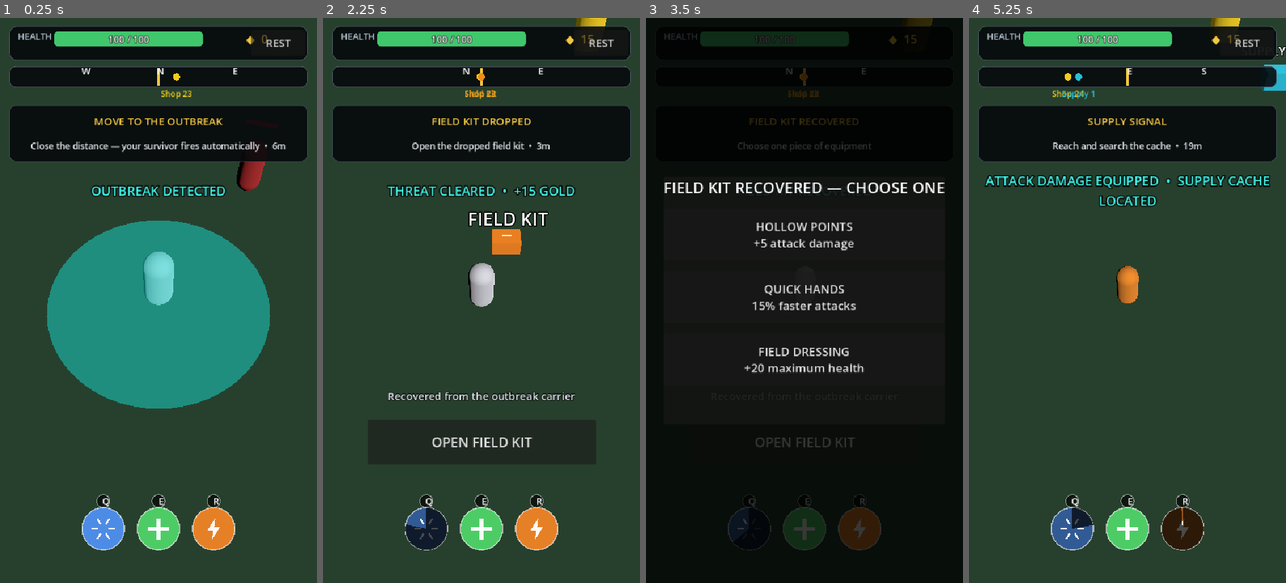
Above: before the commit, frames 1-4 (left to right).
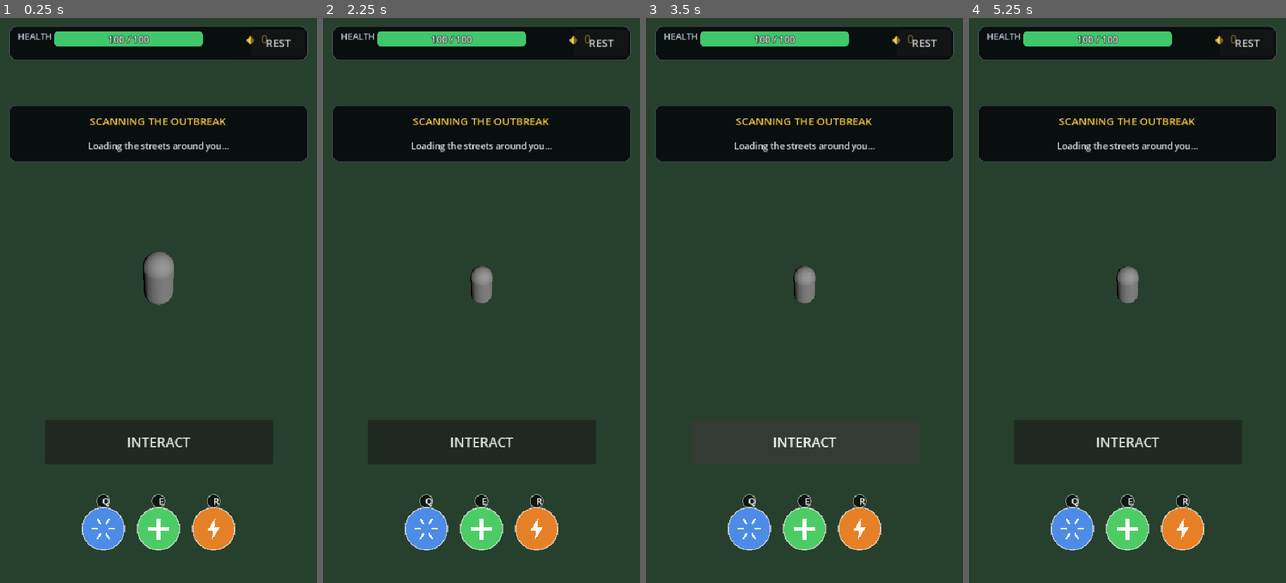
Above: after the commit, the same moments.

Repository: Geoboardman/zombie-gps
Game: Godot game, scene res://scenes/main.tscn
Same seed, same stepped clock (60 frames per second), same inputs: the game is played once before the commit and once after it.
Inputs (mouse positions are in pixels of both pictures, inside the frame that each line leads up to):
- Up to frame 1 (0.25 s): no input
- Up to frame 2 (2.25 s): tap Enter (ui_accept) at 0.5, 0.77 s; move the mouse to (427, 526) at 0.52 s; hold D (move_right) 0.53-1.25 s; tap Q (ability_1) at 0.6 s; click (427, 526) at 0.67 s; click "REST" at 1.25 s; click "CONTINUE WALKING" at 2 s
- Up to frame 3 (3.5 s): click "OPEN FIELD KIT" (after the commit: "INTERACT") at 2.75 s
- Up to frame 4 (5.25 s): click (1127, 232) at 3.5 s, where only the run before the commit has a clickable "HOLLOW POINTS +5 attack damage"; tap Enter (ui_accept) at 4.25, 4.52 s; move the mouse to (1127, 526) at 4.27 s; hold S (move_back) 4.28-5.03 s; tap E (ability_2) at 4.35 s; click (1127, 526) at 4.42 s; move the mouse to (1181, 526) at 5.02 s; hold D (move_right) from 5.03 s (still down); tap R (ability_3) at 5.1 s; click (1181, 526) at 5.17 s

The runs differ from the first frame. In frame 1, 24% of the frame differs, in the area x 2-98%, y 8-76%; in frame 2, 8.4%; in frame 3, 87%, in the area x 0-100%, y 0-100%; in frame 4, 8.4%.
Error after the commit: Parse Error: Cannot find member "KNOCKBACK_PULSE" in base "Abilities.Type". (res://scripts/player_controller.gd:186)

Commit message:
Prototype build choices and active ability kit

Diff:
--- a/scripts/abilities.gd
+++ b/scripts/abilities.gd
@@ -4,37 +4,37 @@
 # Same pattern as Upgrades: an enum plus static dispatch functions, so
 # adding a new ability later is one enum entry plus a few match branches,
 # nothing else touches. Each ability's actual effect lives as a real
-# method on PlayerController (knockback_pulse, second_wind, overcharge)
+# method on PlayerController (stasis_pulse, field_dressing, frag_grenade)
 # -- this class just knows the display name, which player field holds
 # the cooldown, and which method to call.
 
 enum Type {
-	KNOCKBACK_PULSE,
-	SECOND_WIND,
-	OVERCHARGE,
+	STASIS_PULSE,
+	FIELD_DRESSING,
+	FRAG_GRENADE,
 }
 
 
 static func display_name(type: Type) -> String:
 	match type:
-		Type.KNOCKBACK_PULSE:
-			return "Knockback Pulse"
-		Type.SECOND_WIND:
-			return "Second Wind"
-		Type.OVERCHARGE:
-			return "Overcharge"
+		Type.STASIS_PULSE:
+			return "Stasis Pulse"
+		Type.FIELD_DRESSING:
+			return "Field Dressing"
+		Type.FRAG_GRENADE:
+			return "Frag Grenade"
 		_:
 			return "Unknown"
 
 
 static func cooldown_for(player: PlayerController, type: Type) -> float:
 	match type:
-		Type.KNOCKBACK_PULSE:
-			return player.knockback_cooldown
-		Type.SECOND_WIND:
-			return player.second_wind_cooldown
-		Type.OVERCHARGE:
-			return player.overcharge_cooldown
+		Type.STASIS_PULSE:
+			return player.stasis_cooldown
+		Type.FIELD_DRESSING:
+			return player.field_dressing_cooldown
+		Type.FRAG_GRENADE:
+			return player.grenade_cooldown
 		_:
 			return 1.0
 
@@ -44,22 +44,24 @@
 # tapping it doesn't waste the cooldown for zero effect.
 static func can_activate(player: PlayerController, type: Type) -> bool:
 	match type:
-		Type.SECOND_WIND:
-			return player.health.current_health < player.health.max_health
+		Type.FIELD_DRESSING:
+			return player.health.current_health < player.health.max_health and not player.is_field_dressing_active()
+		Type.FRAG_GRENADE:
+			return player.has_grenade_target()
 		_:
 			return true
 
 
 static func activate(player: PlayerController, type: Type) -> String:
 	match type:
-		Type.KNOCKBACK_PULSE:
-			player.knockback_pulse()
-			return "Knockback Pulse!"
-		Type.SECOND_WIND:
-			player.second_wind()
-			return "Second Wind!"
-		Type.OVERCHARGE:
-			player.overcharge()
-			return "Overcharge!"
+		Type.STASIS_PULSE:
+			player.stasis_pulse()
+			return "Stasis Pulse!"
+		Type.FIELD_DRESSING:
+			player.field_dressing()
+			return "Field Dressing!"
+		Type.FRAG_GRENADE:
+			player.frag_grenade()
+			return "Frag Grenade!"
 		_:
 			return "Unknown ability"
